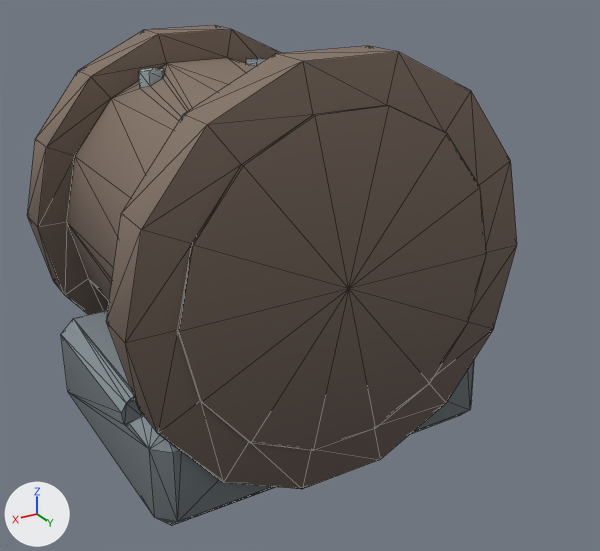
Before and after pictures for a commit that changed the glTF model assets/custom-props/sewer/pipe_outlet.glb.
Camera for both pictures: a 50 mm lens placed at (1.23, 2.33, 1.627), pointed at (-0.038, 0.217, 0.57). Lighting does not change. The marker at lower left points along +X, +Y and +Z. The first picture is the older version. Mesh edges are drawn as thin lines. Vertices at exactly the same position are counted once.

Names of what the first picture shows: 'pipe_outlet'.
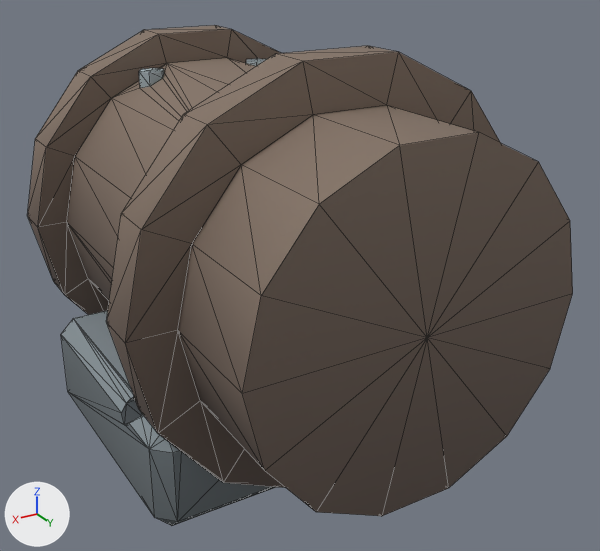
Location of each change, (x1, y1, x2, y2) in pixels of the pictures (600 x 551 px; the box of a moved part takes in the faces that stretch with it):
part 1 of me_pipe_outlet, moved or reshaped: before (178, 105, 486, 450); after (178, 105, 573, 516)

The change in detail:
me_pipe_outlet is used by ob_pipe_outlet; location (0.0, 0.0, 0.0).
Verts and faces of me_pipe_outlet; kept vertices keep their numbers, new ones are numbered from 589.
Before the commit, vertices of me_pipe_outlet: 120 (-0.469, 0.55, 0.434) at pixel (468, 322), 121 (-0.324, 0.55, 0.253) at pixel (429, 383), 125 (-0.52, 0.55, 0.66) at pixel (486, 253), 128 (-0.471, 0.4, 0.445), 129 (-0.52, 0.4, 0.66).
Before the commit, vertices of me_pipe_outlet: 131 (-0.116, 0.55, 0.153) at pixel (375, 428), 133 (0.0, 0.55, 0.66) at pixel (348, 288), 140 (-0.469, 0.55, 0.886) at pixel (480, 187), 142 (-0.324, 0.55, 1.067) at pixel (447, 133), 148 (-0.116, 0.55, 1.167) at pixel (389, 105).
Before the commit, vertices of me_pipe_outlet: 150 (0.116, 0.55, 1.167) at pixel (315, 115), 162 (0.116, 0.55, 0.153) at pixel (313, 450), 164 (0.324, 0.55, 0.253) at pixel (250, 443), 165 (0.469, 0.55, 0.434) at pixel (201, 402), 166 (0.52, 0.55, 0.66) at pixel (179, 331).
Before the commit, vertices of me_pipe_outlet: 175 (0.324, 0.55, 1.067) at pixel (243, 165), 176 (0.469, 0.55, 0.886) at pixel (193, 245), 180 (0.178, 0.4, 1.137), 181 (0.324, 0.4, 1.067), 203 (-0.477, 0.4, 0.442).
Before the commit, vertices of me_pipe_outlet: 204 (-0.491, 0.4, 0.477), 252 (0.218, 0.4, 1.137), 255 (0.183, 0.4, 1.151).
me_pipe_outlet had 589 vertices, 1186 faces and spanned x -0.66..0.66, y -0.587..0.55, z -0.012..1.303.
me_pipe_outlet now has 589 vertices, 1186 faces and spans x -0.66..0.66, y -0.587..0.9, z -0.012..1.303.
Part 1, on me_pipe_outlet:
Faces deleted: (129, 204, 203), (128, 129, 203), (180, 181, 252), (180, 252, 255).
Vertices 120, 121, 125, 131, 133, 140, 142, 148, 150, 162, 164, 165, 166, 175, 176 move by (0.0, 0.35, 0.0).
New faces: (128, 204, 203), (128, 129, 204), (180, 181, 255), (181, 252, 255).
